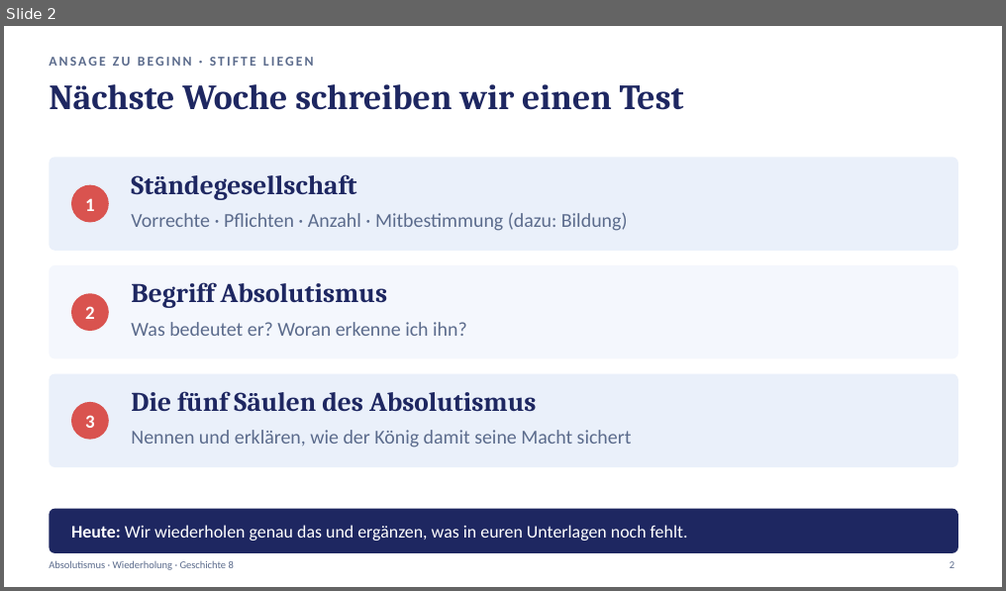
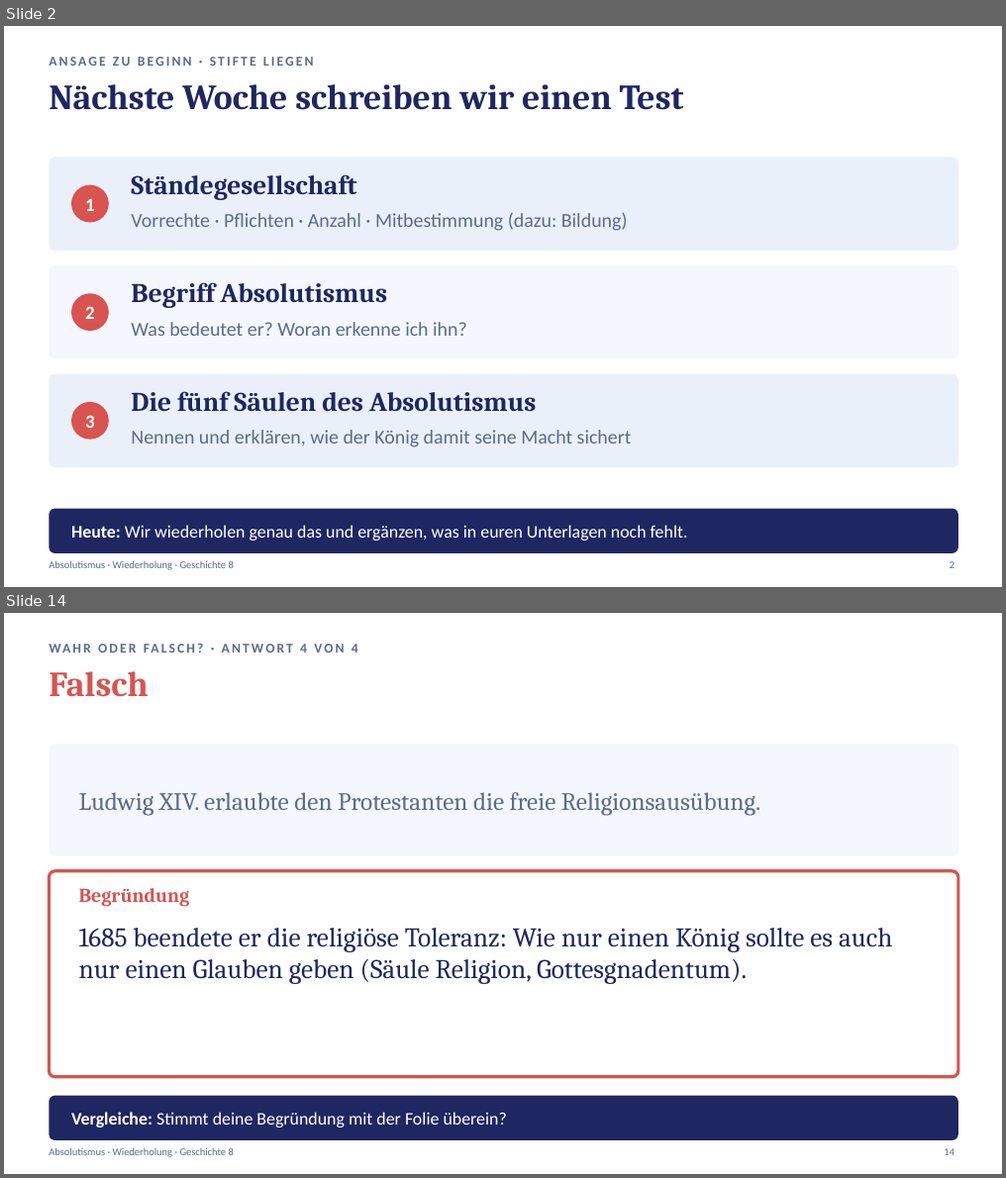
Before and after one commit to golzkonstantin-gif/Schule, a slide deck: Geschichte_8/Absolutismus_Wiederholung/Praesentation_Absolutismus_Wiederholung.pptx. Shown one above the other, each under a label of ours: slide 2 before the commit, slides 2 and 14 after it; the slides between them are not shown. The pictures are 1006x591 and 1006x1178 pixels, drawn with LibreOffice and Linux fonts; fonts in the diff are those of the drawing. Boxes give left, top, right and bottom in pixels: in the first picture for what was removed or moved away, otherwise in the second. Text is boxed around its words. In the diff, an @@ line names an element or a change of style, - is before the commit and + after.

```diff
--- a/Geschichte_8/Absolutismus_Wiederholung/Praesentation_Absolutismus_Wiederholung.pptx
+++ b/Geschichte_8/Absolutismus_Wiederholung/Praesentation_Absolutismus_Wiederholung.pptx
@@ slide 14 added at (4,613,1002,1174), background #FFFFFF @@
@@ text added at (49,671,148,697), 34 pt, text #D9534F, bold @@
+Falsch
@@ text added at (300,644,358,653), 13 pt, text #5B6B8C, bold @@
+WAHR ODER FALSCH? · ANTWORT 4 VON 4
@@ rounded rectangle added at (49,744,958,857), fill #F4F7FD @@
@@ text added at (79,792,760,816), 24 pt, text #5B6B8C @@
+Ludwig XIV. erlaubte den Protestanten die freie Religionsausübung.
@@ rounded rectangle added at (49,871,958,1077), fill #FFFFFF, outline #D9534F 3 pt @@
@@ text added at (79,888,190,907), 19 pt, text #D9534F, bold @@
+Begründung
@@ text added at (79,928,892,984), 26 pt, text #1E2761 @@
+1685 beendete er die religiöse Toleranz: Wie nur einen König sollte es auch nur einen Glauben geben (Säule Religion, Gottesgnadentum).
@@ rounded rectangle added at (49,1096,958,1141), fill #1E2761 @@
@@ text added at (71,1112,507,1128), 17 pt, text #FFFFFF @@
+Vergleiche: Stimmt deine Begründung mit der Folie überein?
@@ text added at (49,1148,234,1157), 10 pt, text #5B6B8C @@
+Absolutismus · Wiederholung · Geschichte 8
@@ text added at (944,1149,954,1156), 10 pt, text #5B6B8C @@
+14
```
Also in this commit, not shown: 10 slides changed, 8 other slides added, 8 other files.
